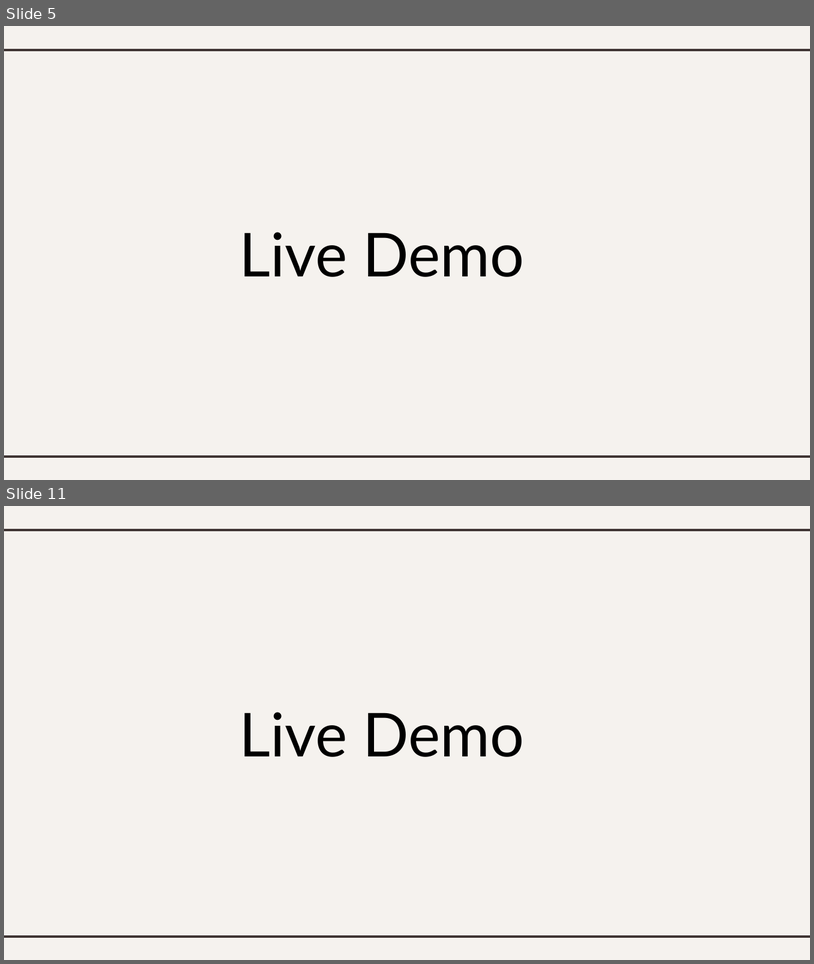
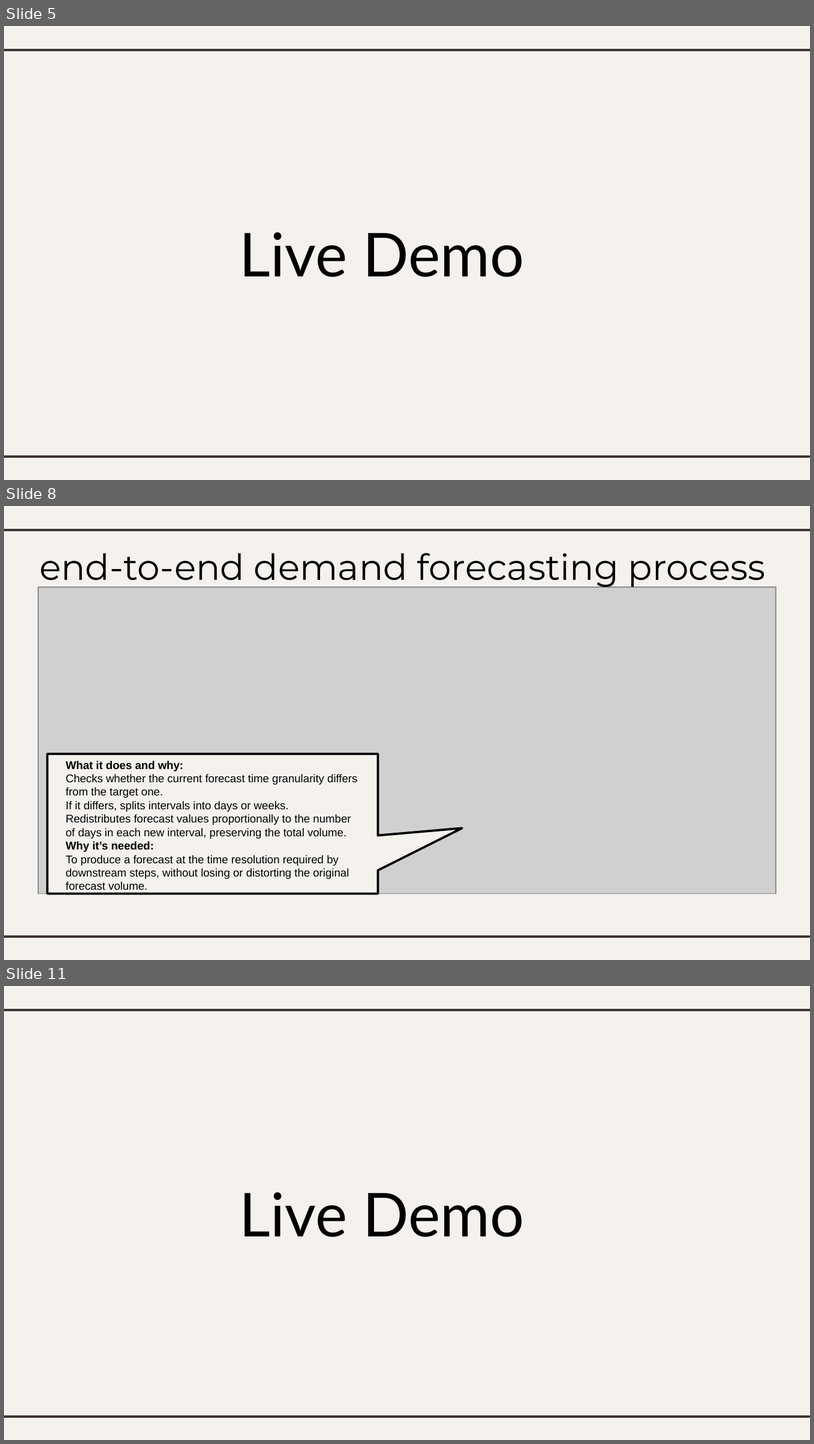
Before and after one commit to aromanenko/DFP, a slide deck: Dq_check+Disaccumulization.pptx. Shown one above the other, each under a label of ours: slides 5 and 11 before the commit, slides 5, 8 and 11 after it; the slides between them are not shown. The pictures are 814x964 and 814x1444 pixels, drawn with LibreOffice and Linux fonts; fonts in the diff are those of the drawing; grey boxes stand for pictures. Boxes give left, top, right and bottom in pixels: in the first picture for what was removed or moved away, otherwise in the second. Text is boxed around its words. In the diff, an @@ line names an element or a change of style, - is before the commit and + after.

```diff
--- a/Dq_check+Disaccumulization.pptx
+++ b/Dq_check+Disaccumulization.pptx
@@ slide 8 added at bbox=[4, 506, 810, 960], background #F5F2EE; not listed: 2 template elements that a slide beside it also shows @@
@@ title added at bbox=[39, 553, 766, 588], 32 pt, text #000000 @@
+end-to-end demand forecasting process
@@ picture added at bbox=[38, 586, 776, 893] @@
@@ speech box added at bbox=[48, 754, 378, 893], fill #F5F2EE, outline #000000 2 pt @@
@@ text added at bbox=[66, 760, 357, 892], 10 pt, text #000000 @@
+What it does and why:
+Checks whether the current forecast time granularity differs from the target one.
+If it differs, splits intervals into days or weeks.
+Redistributes forecast values proportionally to the number of days in each new interval, preserving the total volume.
+Why it’s needed:
+To produce a forecast at the time resolution required by downstream steps, without losing or distorting the original forecast volume.
```
Also in this commit, not shown: 6 slides changed, 4 other slides added, 4 slides removed.
